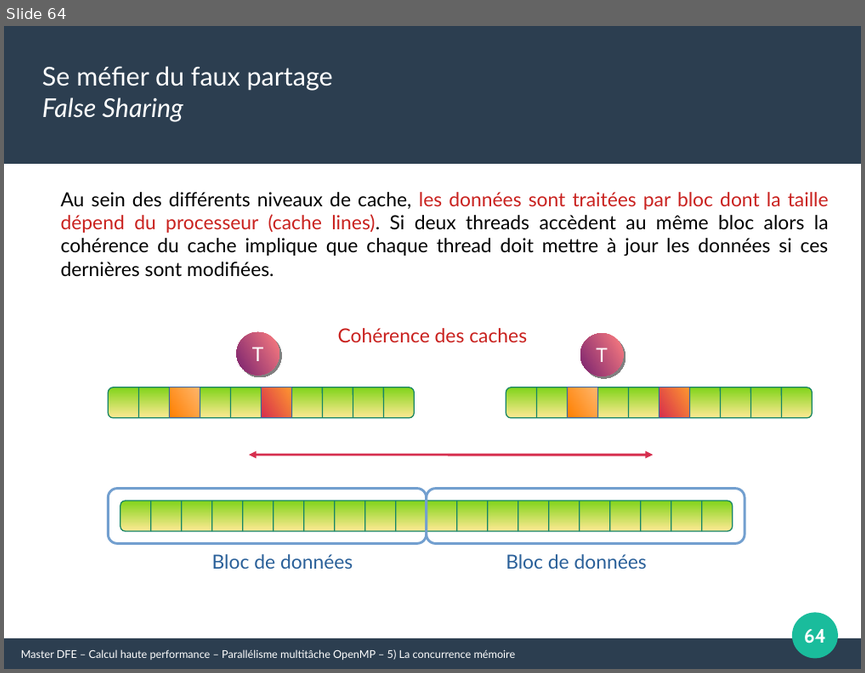
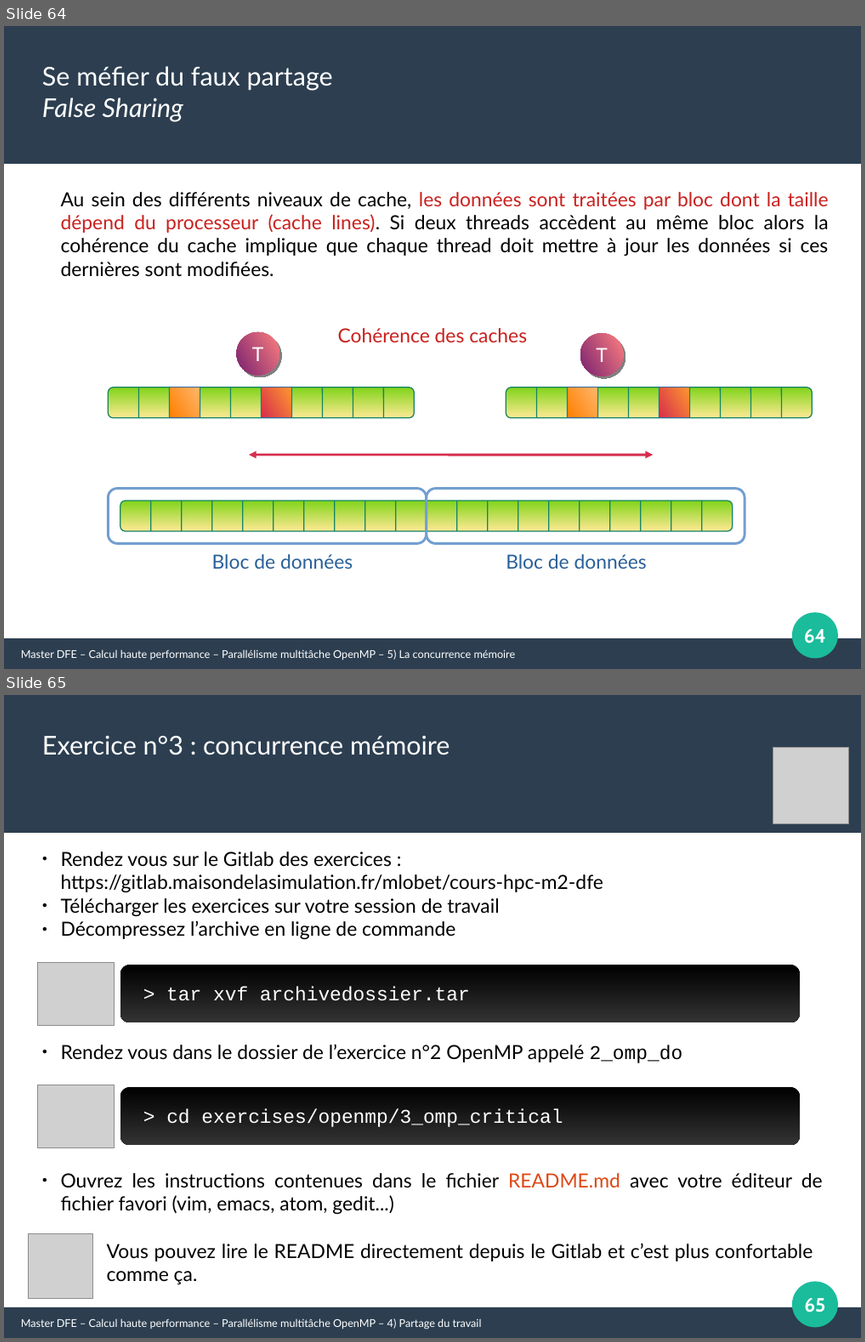
Before and after one commit to Maison-de-la-Simulation/HPC-DFE-Paris-Saclay, a slide deck: support/OpenMP.odp. Shown one above the other, each under a label of ours: slide 64 before the commit, slides 64 and 65 after it. The pictures are 865x673 and 865x1342 pixels, drawn with LibreOffice and Linux fonts; fonts in the diff are those of the drawing; grey boxes stand for pictures. Boxes give left, top, right and bottom in pixels: in the first picture for what was removed or moved away, otherwise in the second. Text is boxed around its words. In the diff, an @@ line names an element or a change of style, - is before the commit and + after.

```diff
--- a/support/OpenMP.odp
+++ b/support/OpenMP.odp
@@ slide 65 added at (4,695,861,1338), background #FFFFFF; not listed: 3 template elements that a slide beside it also shows @@
@@ text added at (42,736,449,755), 24 pt, text #FFFFFF @@
+Exercice n°3 : concurrence mémoire
@@ picture added at (773,747,849,823) @@
@@ text added at (61,851,603,939), 18 pt, text #000000 @@
+● Rendez vous sur le Gitlab des exercices : https://gitlab.maisondelasimulation.fr/mlobet/cours-hpc-m2-dfe
+● Télécharger les exercices sur votre session de travail
+● Décompressez l’archive en ligne de commande
@@ picture added at (37,963,114,1026) @@
@@ rounded rectangle added at (120,964,800,1022), fill gradient #000000 to #333333 @@
@@ text added at (166,987,470,1001), 18 pt, text #FFFFFF @@
+> tar xvf archivedossier.tar
@@ text added at (61,1043,683,1063), 18 pt, text #000000 @@
+● Rendez vous dans le dossier de l’exercice n°2 OpenMP appelé 2_omp_do
@@ picture added at (37,1084,114,1147) @@
@@ rounded rectangle added at (120,1087,800,1145), fill gradient #000000 to #333333 @@
@@ text added at (166,1109,562,1127), 18 pt, text #FFFFFF @@
+> cd exercises/openmp/3_omp_critical
@@ text added at (61,1173,823,1213), 18 pt, text #000000 @@
+● Ouvrez les instructions contenues dans le fichier README.md avec votre éditeur de fichier favori (vim, emacs, atom, gedit...)
@@ picture added at (28,1234,92,1299) @@
@@ text added at (107,1242,812,1284), 18 pt, text #000000 @@
+Vous pouvez lire le README directement depuis le Gitlab et c’est plus confortable comme ça.
@@ page number added at (804,1298,825,1312), 18 pt, text #FFFFFF, bold @@
+65
@@ text added at (21,1318,482,1329), 10 pt, text #FFFFFF @@
+Master DFE – Calcul haute performance – Parallélisme multitâche OpenMP – 4) Partage du travail
```
Also in this commit, not shown: 17 other files.
